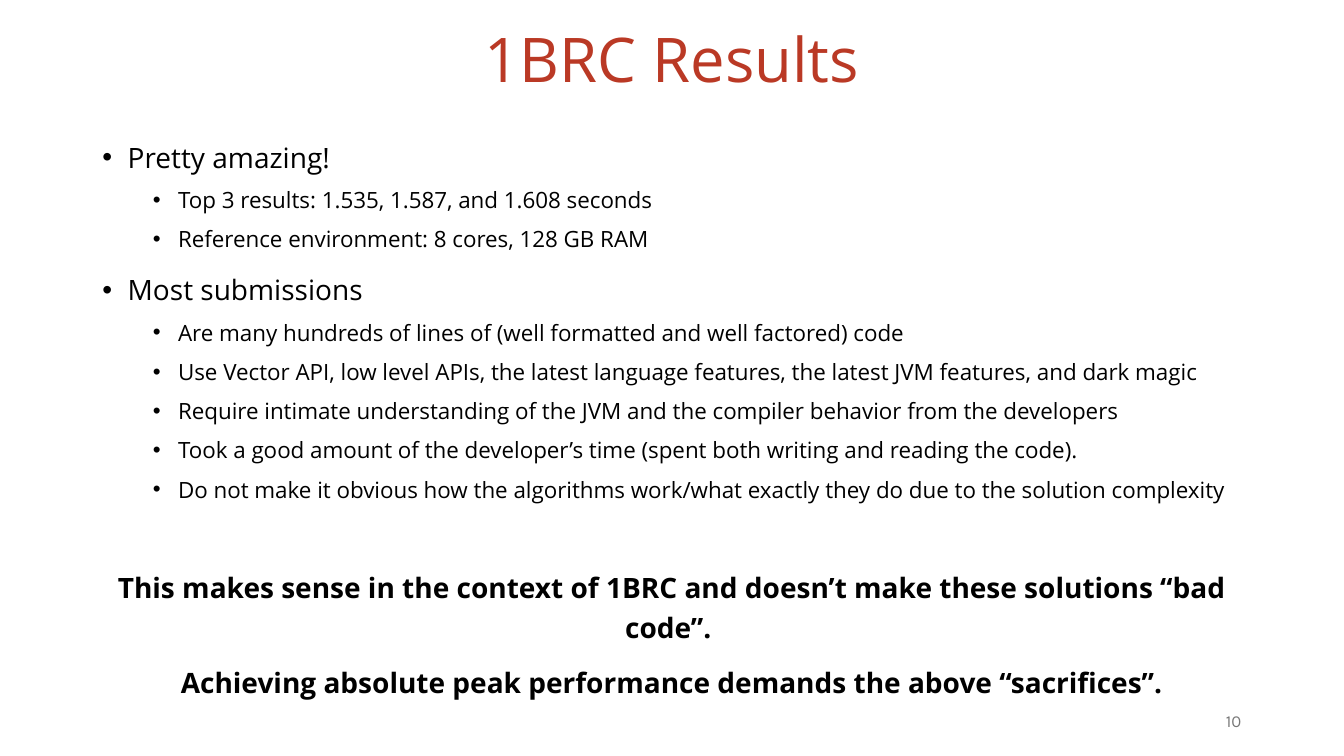
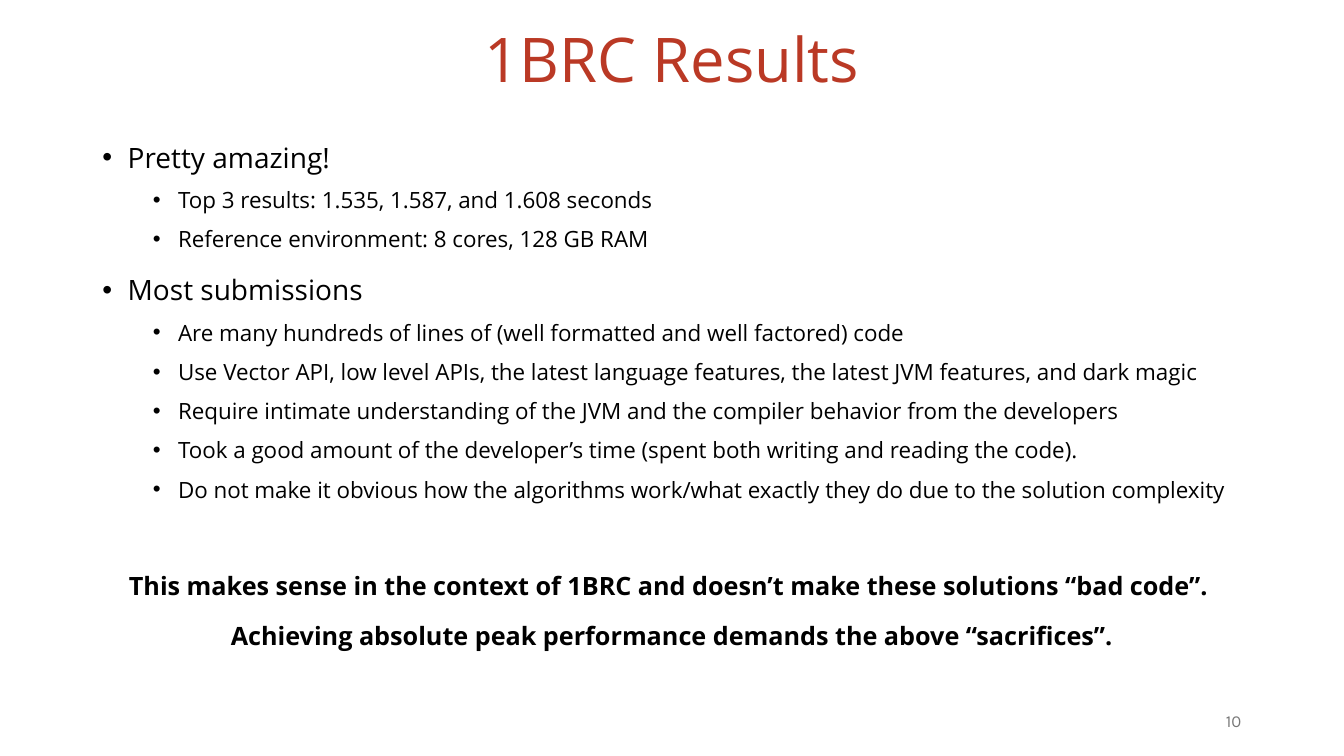
Before and after one commit to vmzakharov/missing-dataframe-talk, a slide deck: slide 10 of presentation/Missing_Dataframe_Short.pptx. Drawn at 1344x756 pixels with LibreOffice and Linux fonts; fonts in the diff are those of the drawing. Boxes give left, top, right and bottom in pixels: in the first picture for what was removed or moved away, otherwise in the second. Text is boxed around its words. In the diff, an @@ line names an element or a change of style, - is before the commit and + after.

```diff
--- a/presentation/Missing_Dataframe_Short.pptx
+++ b/presentation/Missing_Dataframe_Short.pptx
@@ text at box(129, 575, 1207, 651): size 20 to 18 pt in "This makes sense in the context of ...", "Achieving absolute peak performance demands the above ..." @@
```
Also in this commit, not shown: 5 other slides changed, 10 slides removed, 1 other file.
